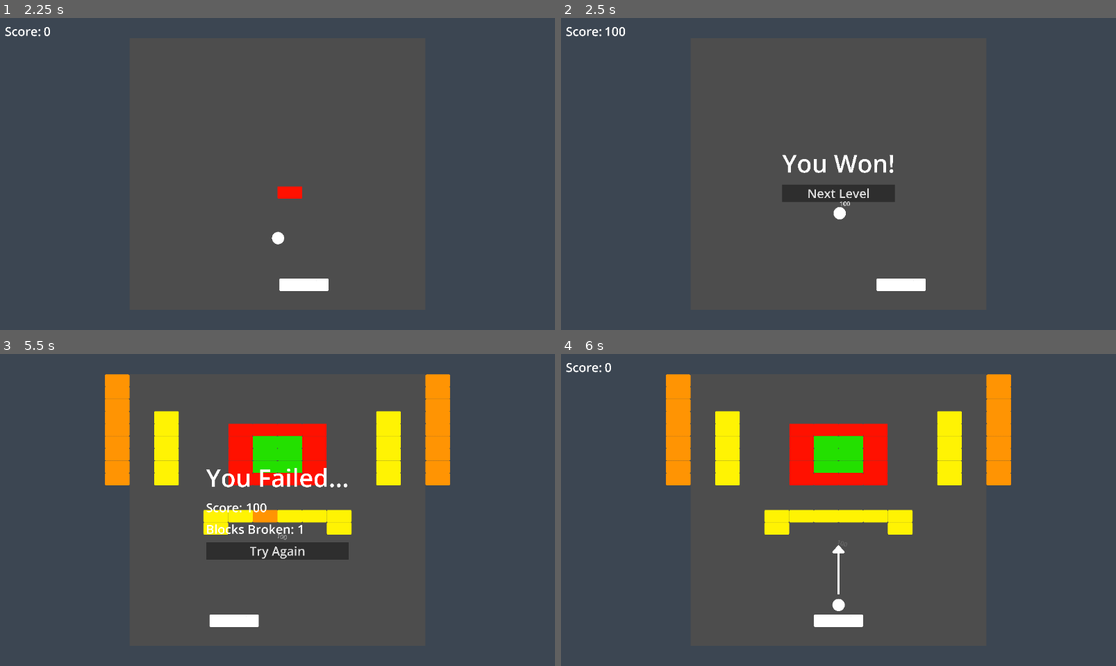
Above: before the commit, frames 1-4 (two rows, left to right).
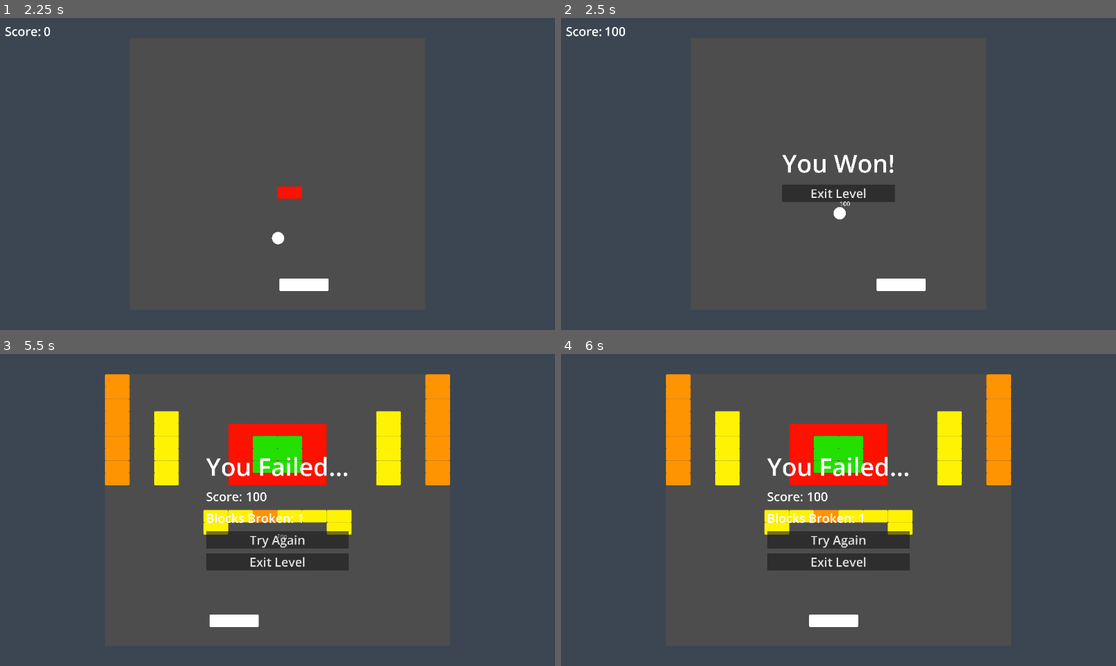
Above: after the commit, the same moments.

Repository: samstone02/godot-block-breaker
Game: Godot game, scene res://main.tscn
The game is run twice, just before and just after one commit, with the same random seed, the same clock (stepped at 60 frames per second) and the same inputs.
Inputs (mouse positions are in pixels of both pictures, inside the frame that each line leads up to):
- Up to frame 1 (2.25 s): click "Play" at 0.5 s; click (444, 170) at 1.25 s; tap Enter at 2 s; hold Right (ui_right) from 2.03 s (still down); hold Space (launch_ball) from 2.03 s (still down)
- Up to frame 2 (2.5 s): keep holding Right (ui_right); keep holding Space (launch_ball)
- Up to frame 3 (5.5 s): release Right (ui_right) at 2.75 s; release Space (launch_ball) at 2.75 s; click "Next Level" (after the commit: "Exit Level") at 2.75 s; click "Play" at 3.5 s; tap Space (launch_ball) at 4.25, 4.35 s; hold Left (ui_left) 4.28-5.03 s; hold Right (ui_right) from 5.03 s (still down); hold Space (launch_ball) from 5.03 s (still down)
- Up to frame 4 (6 s): release Right (ui_right) at 5.75 s; release Space (launch_ball) at 5.75 s; click "Try Again" at 5.75 s

Frame 1 is identical in both runs. In frame 2, 0.2% of the frame differs, in the area x 44-56%, y 54-58%; in frame 3, 3.7%; in frame 4, 4.0%, in the area x 0-63%, y 2-88%.

Commit message:
fix bug with loading multiple levels and allow player to exit level on failure

Diff:
--- a/gameplay_elements/common_elements.tscn
+++ b/gameplay_elements/common_elements.tscn
@@ -106,10 +106,10 @@
 theme_override_font_sizes/font_size = 512
 text = "You Won!"
 
-[node name="NextLevel" type="Button" parent="LevelCompleteUi/Panel/MarginContainer/VBoxContainer"]
+[node name="ExitLevelButton" type="Button" parent="LevelCompleteUi/Panel/MarginContainer/VBoxContainer"]
 layout_mode = 2
 theme_override_font_sizes/font_size = 256
-text = "Next Level"
+text = "Exit Level"
 
 [node name="LevelFailedUi" type="Control" parent="."]
 layout_mode = 3
@@ -200,6 +200,11 @@
 theme_override_font_sizes/font_size = 256
 text = "Try Again"
 
+[node name="ExitLevelButton" type="Button" parent="LevelFailedUi/Panel/MarginContainer/VBoxContainer"]
+layout_mode = 2
+theme_override_font_sizes/font_size = 256
+text = "Exit Level"
+
 [node name="LevelCamera" type="Camera2D" parent="."]
 zoom = Vector2(0.1, 0.1)
 script = ExtResource("1_ep22m")
@@ -221,4 +226,5 @@
 position = Vector2(5400.5, -39)
 shape = SubResource("RectangleShape2D_272bh")
 
-[connection signal="pressed" from="LevelCompleteUi/Panel/MarginContainer/VBoxContainer/NextLevel" to="LevelController" method="_return_to_level_select"]
+[connection signal="pressed" from="LevelCompleteUi/Panel/MarginContainer/VBoxContainer/ExitLevelButton" to="LevelController" method="_return_to_level_select"]
+[connection signal="pressed" from="LevelFailedUi/Panel/MarginContainer/VBoxContainer/ExitLevelButton" to="LevelController" method="_return_to_level_select"]
--- a/gameplay_elements/level_controller.gd
+++ b/gameplay_elements/level_controller.gd
@@ -61,7 +61,7 @@
 	SaveController.save_score_if_new_best(LevelLoader.loaded_level_name, total_score)
 
 func _return_to_level_select() -> void:
-	get_parent().queue_free()
+	LevelLoader.unload_level()
 	var menu_ui: Node = load("res://ui/menu_ui.tscn").instantiate()
 	get_tree().root.add_child(menu_ui)
 	menu_ui.get_node("LevelSelect").visible = true
--- a/level_loader.gd
+++ b/level_loader.gd
@@ -22,3 +22,10 @@
 	# name rather than the name of the level.
 	# reassign the name so that we can correctly find it on the next call to reload_level
 	loaded_node_name = level.name
+
+func unload_level() -> void:
+	get_tree().root.get_node(loaded_node_name).queue_free()
+
+	loaded_level_name = ""
+	loaded_node_name = ""
+	loaded_level_path = ""
--- a/levels/dev_level.tscn
+++ b/levels/dev_level.tscn
@@ -3,7 +3,7 @@
 [ext_resource type="PackedScene" uid="uid://k4qcinq7sa1w" path="res://gameplay_elements/common_elements.tscn" id="1_u8ecf"]
 [ext_resource type="PackedScene" uid="uid://calq1vq0vf2u7" path="res://gameplay_elements/brick/bricks_tile_set_layer.tscn" id="2_jqvng"]
 
-[node name="Uno" type="Node2D"]
+[node name="DevLevel" type="Node2D"]
 
 [node name="BricksTileSetLayer" parent="." instance=ExtResource("2_jqvng")]
 tile_map_data = PackedByteArray("AAD1//T/AAAAAAIAAAD1//X/AAAAAAIAAAD1//b/AAAAAAIAAAD1//f/AAAAAAIAAAD1//j/AAAAAAIAAAD1// …(5696 unchanged characters)…
